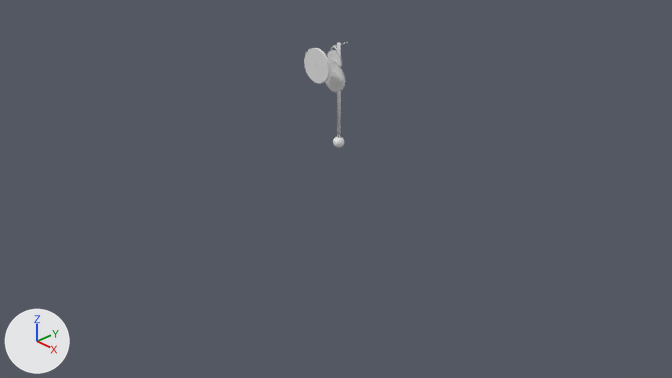
Before and after pictures for a commit that changed the Blender file blender/clock.blend.
Camera for both pictures: the file's camera 'Camera'. The axes (+X, +Y, +Z) are drawn at lower left. The lights are the same throughout.

Names of what the first picture shows: 'clock face', 'pendulum sphere'.
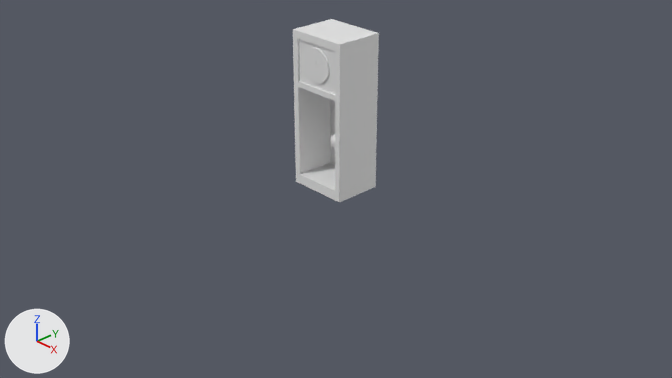
Where the newer file only moved an object's origin or applied its transform, the numbers keep the older frame.

The change in detail:
Object 'box' (ob_box) is now shown.
Object 'box' (ob_box) is rescaled from (1.0, 1.0, 1.0) to (1.27, 1.0, 1.0).
Object 'pendulum sphere' (ob_pendulum_sphere) is rescaled from (1.0, 1.0, 1.0) to (1.43, 1.43, 1.43).

Boxes [x1, y1, x2, y2] around the edits, measured in the pictures (672 x 378 px):
'box', shown
    after: [293, 19, 379, 202]
'pendulum sphere', rescaled
    before: [333, 137, 344, 148]
    after: [330, 134, 335, 148]
